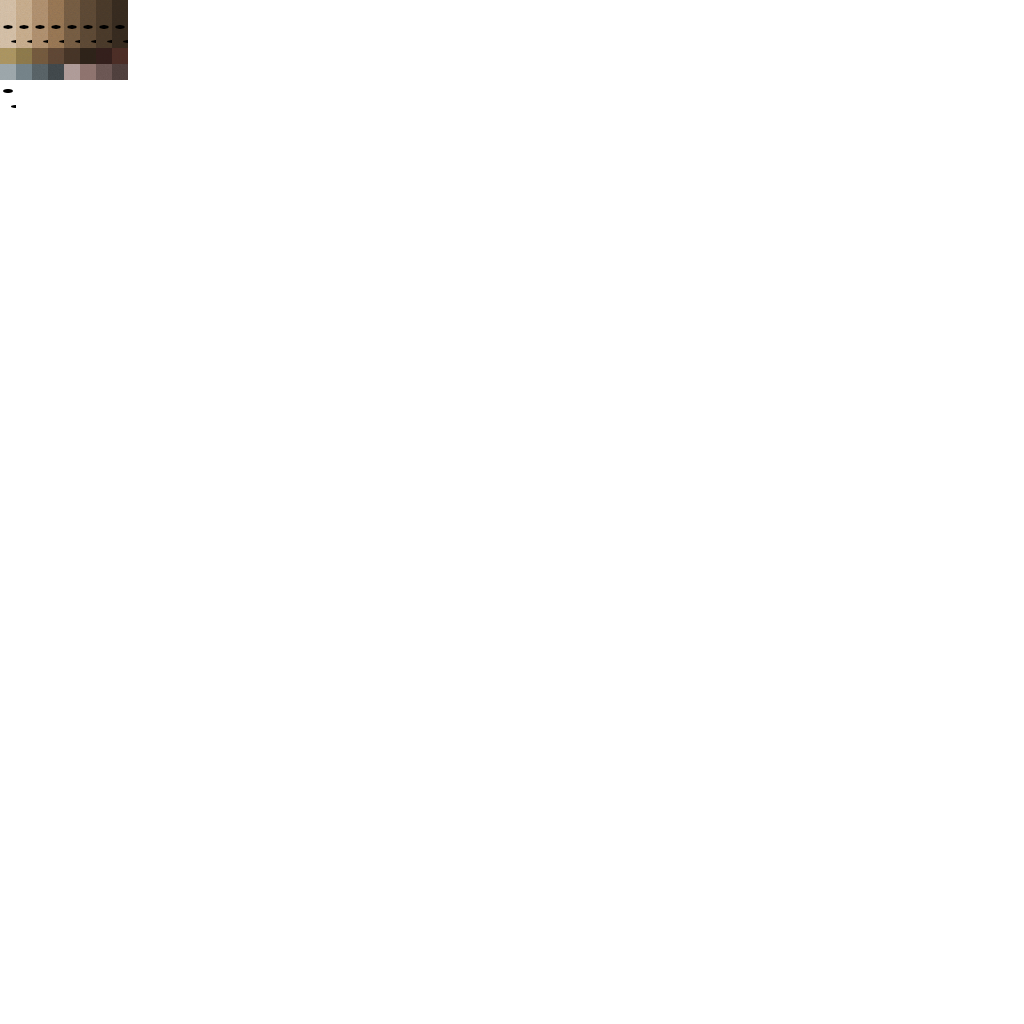
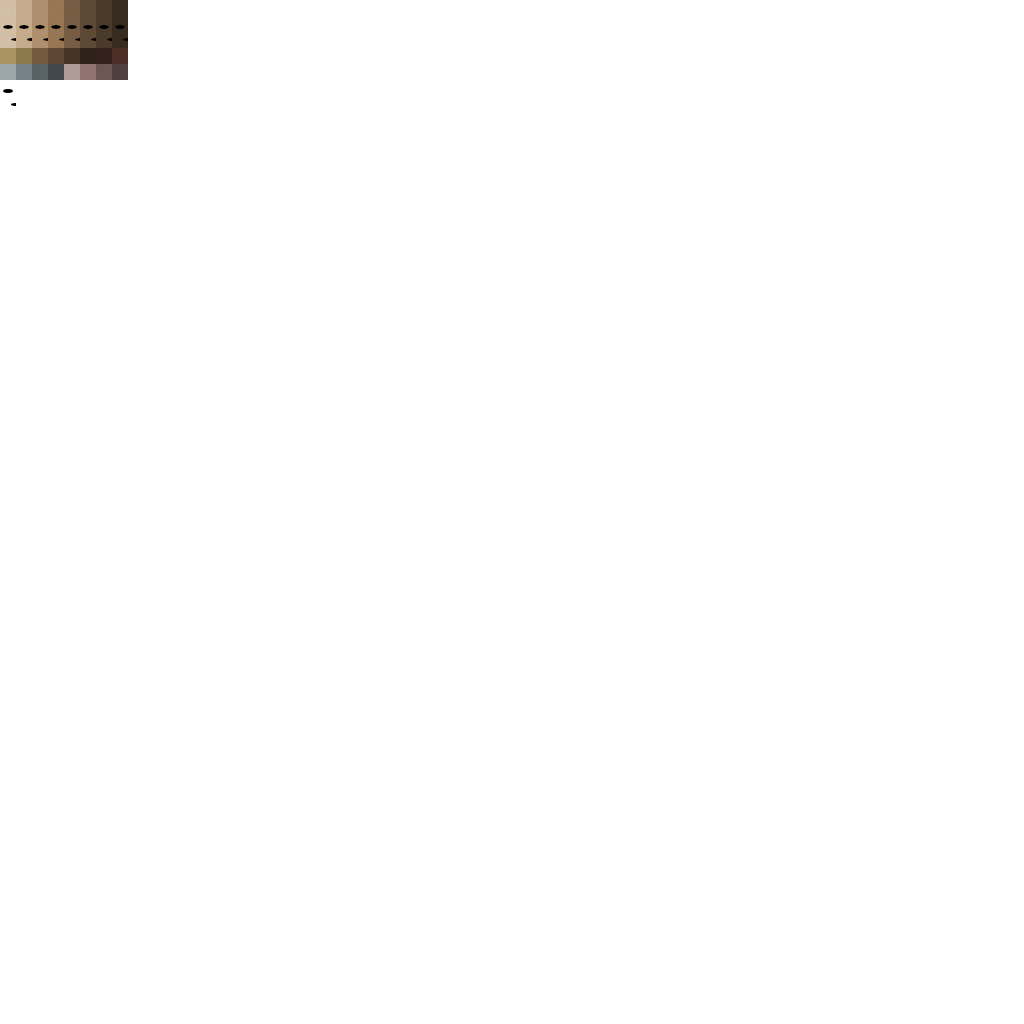
Layered file, before and after one edit (1024x1024). Changes by layer:
painted on "Layer" over [11, 38, 128, 108]
